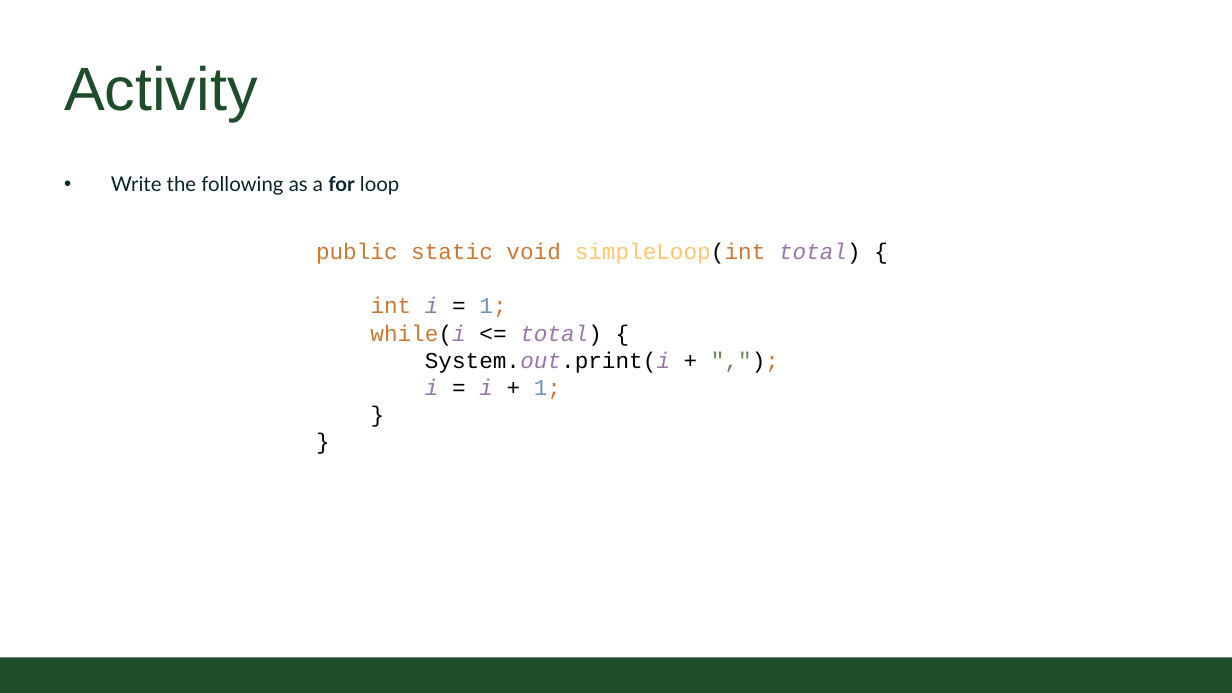
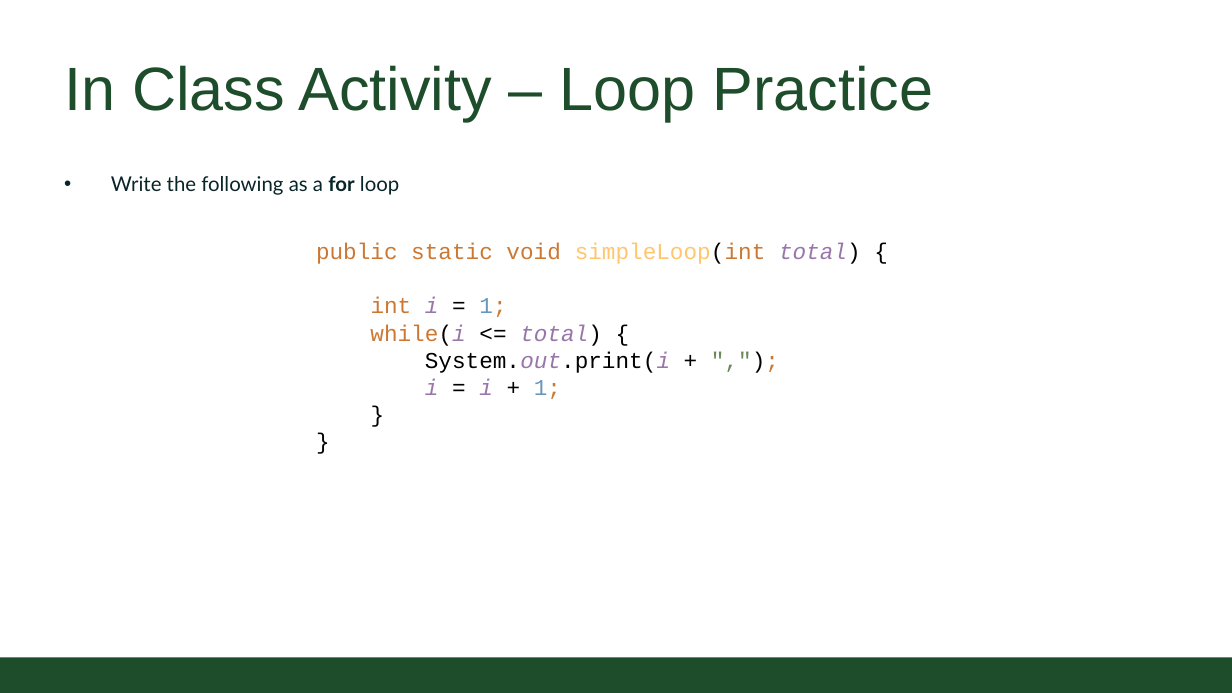
Before and after one commit to CSU-CompSci-CS163-4/Handouts, a slide deck: slide 10 of slides/On-Campus/03_02_Loops.pptx. Drawn at 1232x693 pixels with LibreOffice and Linux fonts; fonts in the diff are those of the drawing; background and template pictures are left out. Boxes give left, top, right and bottom in pixels: in the first picture for what was removed or moved away, otherwise in the second. Text is boxed around its words. In the diff, an @@ line names an element or a change of style, - is before the commit and + after.

Commit message:
update for wed lecture

```diff
--- a/slides/On-Campus/03_02_Loops.pptx
+++ b/slides/On-Campus/03_02_Loops.pptx
@@ title at bbox=[64, 65, 934, 121]: text changed @@
-Activity
+In Class Activity – Loop Practice
```
Also in this commit, not shown: 1 other slide changed, 2 slides added, 2 slides removed, 1 other file.
